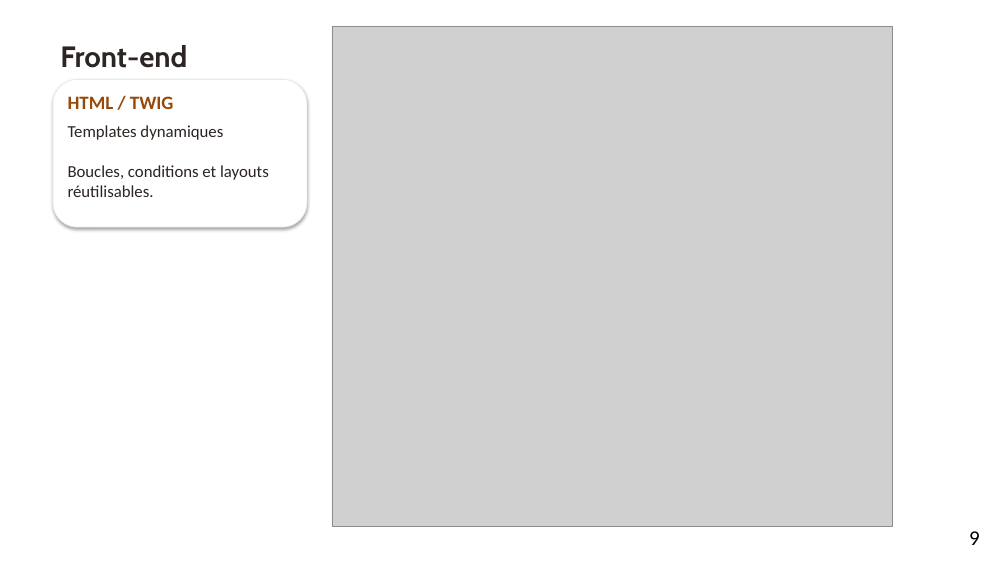
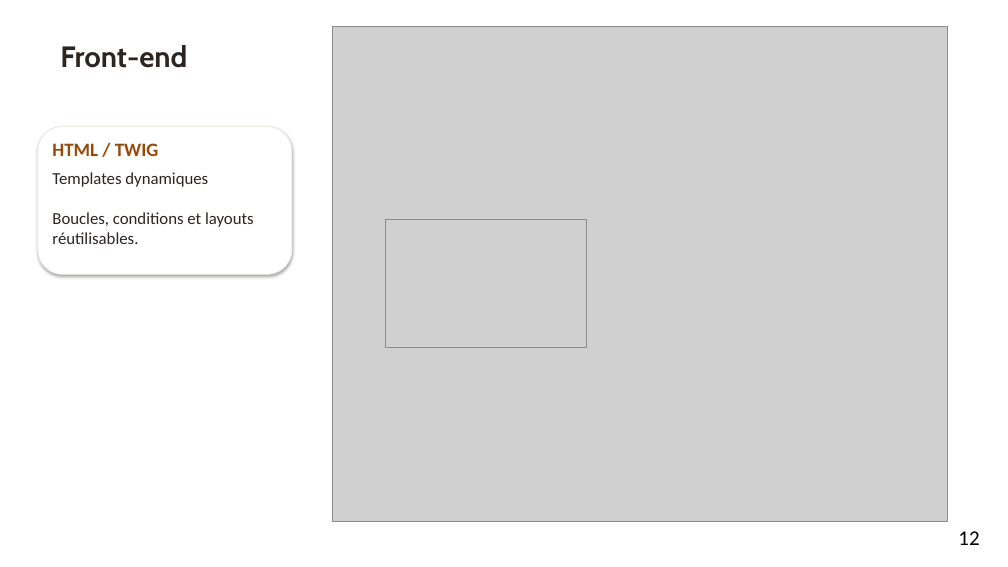
Before and after one commit to aureopires/projet_broderie, a slide deck: slide 12 of output/Aureo_Ruffier_Presentation_Projet.pptx (slide 9 before the commit). Drawn at 1008x567 pixels with LibreOffice and Linux fonts; fonts in the diff are those of the drawing; grey boxes stand for pictures; background and template pictures are left out. Boxes give left, top, right and bottom in pixels: in the first picture for what was removed or moved away, otherwise in the second. Text is boxed around its words. In the diff, an @@ line names an element or a change of style, - is before the commit and + after.

```diff
--- a/output/Aureo_Ruffier_Presentation_Projet.pptx
+++ b/output/Aureo_Ruffier_Presentation_Projet.pptx
@@ picture resized from (x1=332, y1=26, x2=892, y2=526) to (x1=332, y1=26, x2=948, y2=522) @@
@@ rounded rectangle "HTML / TWIG" moved from (x1=53, y1=79, x2=307, y2=227) to (x1=38, y1=126, x2=292, y2=274) @@
@@ picture added at (x1=386, y1=219, x2=586, y2=347) @@
@@ page number at (x1=958, y1=531, x2=979, y2=545): text changed @@
-9
+12
```
Also in this commit, not shown: 12 other slides changed, 12 slides added, 8 slides removed, 4 other files.
